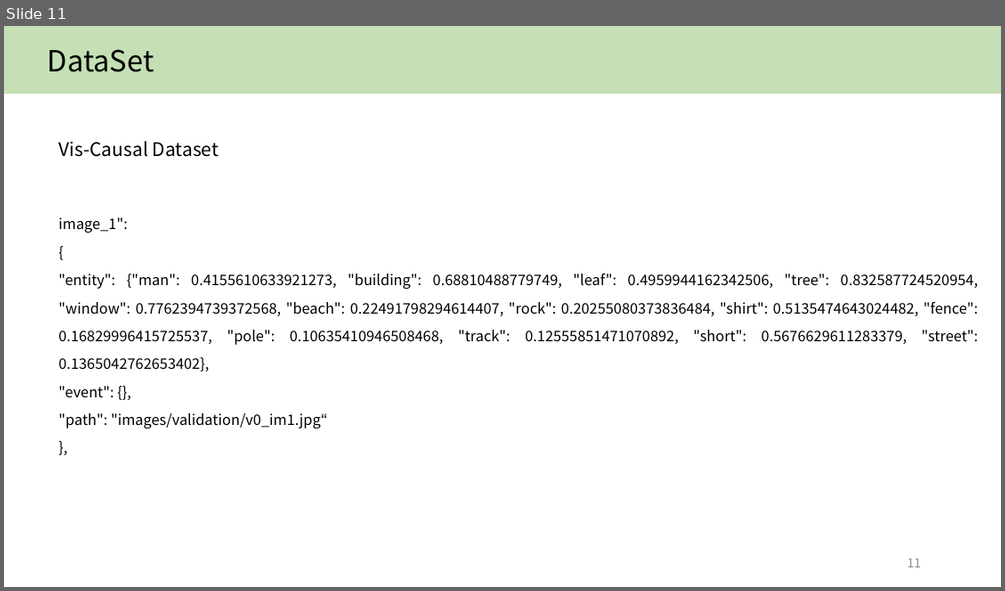
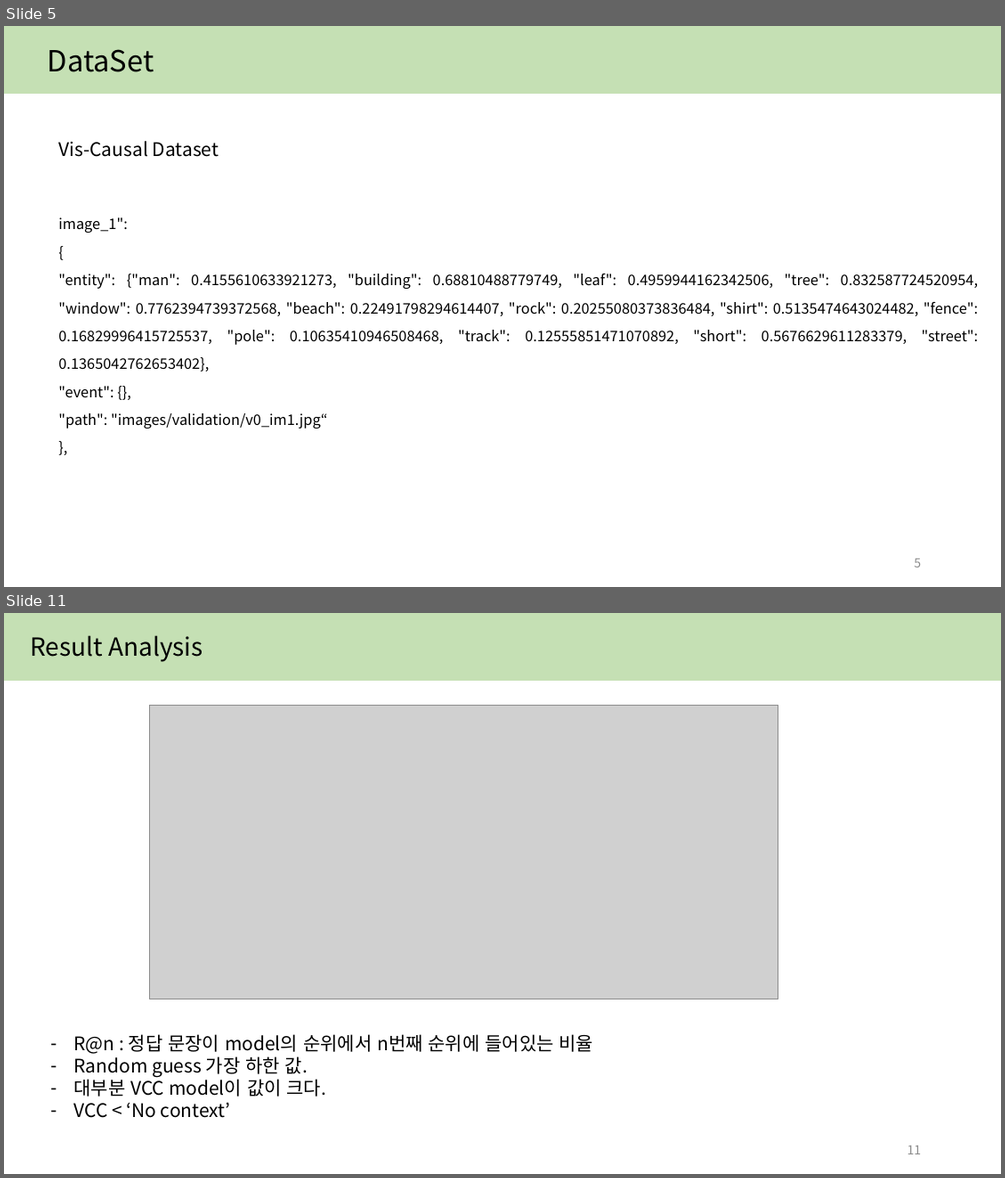
Before and after one commit to yejin087/study_image_caption, a slide deck: 3주차.pptx. Shown one above the other, each under a label of ours: slide 11 before the commit, slides 5 and 11 after it; the slides between them are not shown. The pictures are 1005x591 and 1005x1178 pixels, drawn with LibreOffice and Linux fonts; fonts in the diff are those of the drawing; grey boxes stand for pictures. Boxes give left, top, right and bottom in pixels: in the first picture for what was removed or moved away, otherwise in the second. Text is boxed around its words. In the diff, an @@ line names an element or a change of style, - is before the commit and + after.

```diff
--- a/3주차.pptx
+++ b/3주차.pptx
@@ slide 11 added at [4, 613, 1001, 1174], background #FFFFFF @@
@@ rectangle added at [4, 613, 1001, 681], fill #C5E0B4, outline #C5E0B4 1 pt @@
@@ text added at [30, 635, 202, 662], 24 pt, text #000000 @@
+Result Analysis
@@ picture added at [150, 706, 778, 999] @@
@@ text added at [74, 1034, 594, 1118], 18 pt, text #000000 @@
+– R@n : 정답 문장이 model의 순위에서 n번째 순위에 들어있는 비율
+– Random guess 가장 하한 값.
+– 대부분 VCC model이 값이 크다.
+– VCC < ‘No context’
@@ page number added at [907, 1145, 922, 1154], 12 pt, text #8C8C8C @@
+11
@@ what was slide 11 is now slide 5 @@
@@ page number at [914, 558, 921, 567]: text changed @@
-11
+5
```
Also in this commit, not shown: 5 slides changed, 4 other slides added, 4 slides removed, 5 other files.
